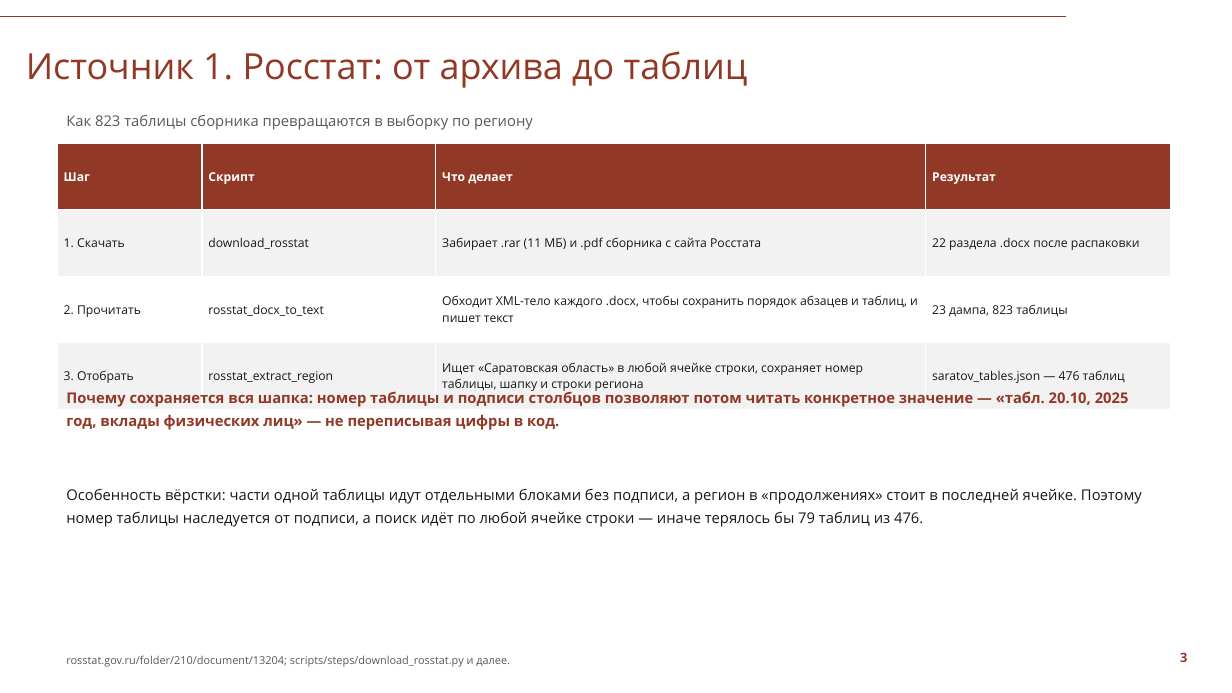
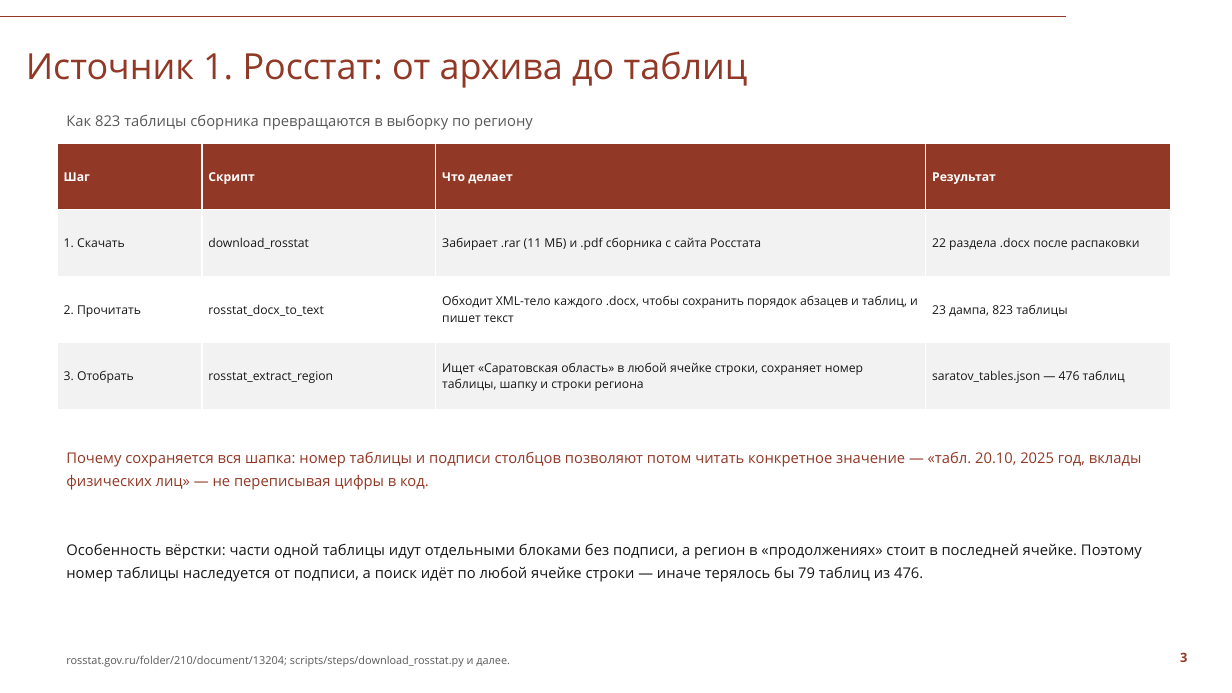
Before and after one commit to Seabas1/Analysis-of-regions, a slide deck: slide 3 of Саратовская_область_презентация_СПбГУ.pptx. Drawn at 1232x693 pixels with LibreOffice and Linux fonts; fonts in the diff are those of the drawing; background and template pictures are left out. Boxes give left, top, right and bottom in pixels: in the first picture for what was removed or moved away, otherwise in the second. Text is boxed around its words. In the diff, an @@ line names an element or a change of style, - is before the commit and + after.

```diff
--- a/Саратовская_область_презентация_СПбГУ.pptx
+++ b/Саратовская_область_презентация_СПбГУ.pptx
@@ text "Почему сохраняется вся шапка: номер ...": place and size @@
-text "Почему сохраняется вся шапка: номер ..." at (66, 390, 1129, 430)
+text "Почему сохраняется вся шапка: номер ..." at (66, 452, 1142, 490)
@@ text "Почему сохраняется вся шапка: номер ..." at (66, 452, 1142, 490): bold off @@
@@ text "Особенность вёрстки: части одной таблицы ...": place and size @@
-text "Особенность вёрстки: части одной таблицы ..." at (66, 489, 1142, 527)
+text "Особенность вёрстки: части одной таблицы ..." at (66, 544, 1142, 582)
```
Also in this commit, not shown: 8 other slides changed, 2 other files.
